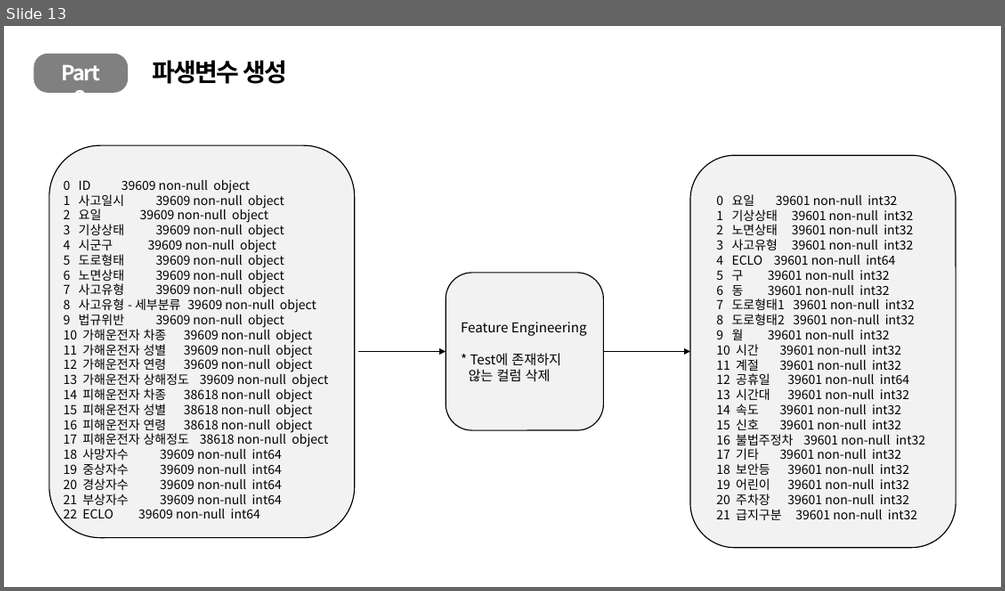
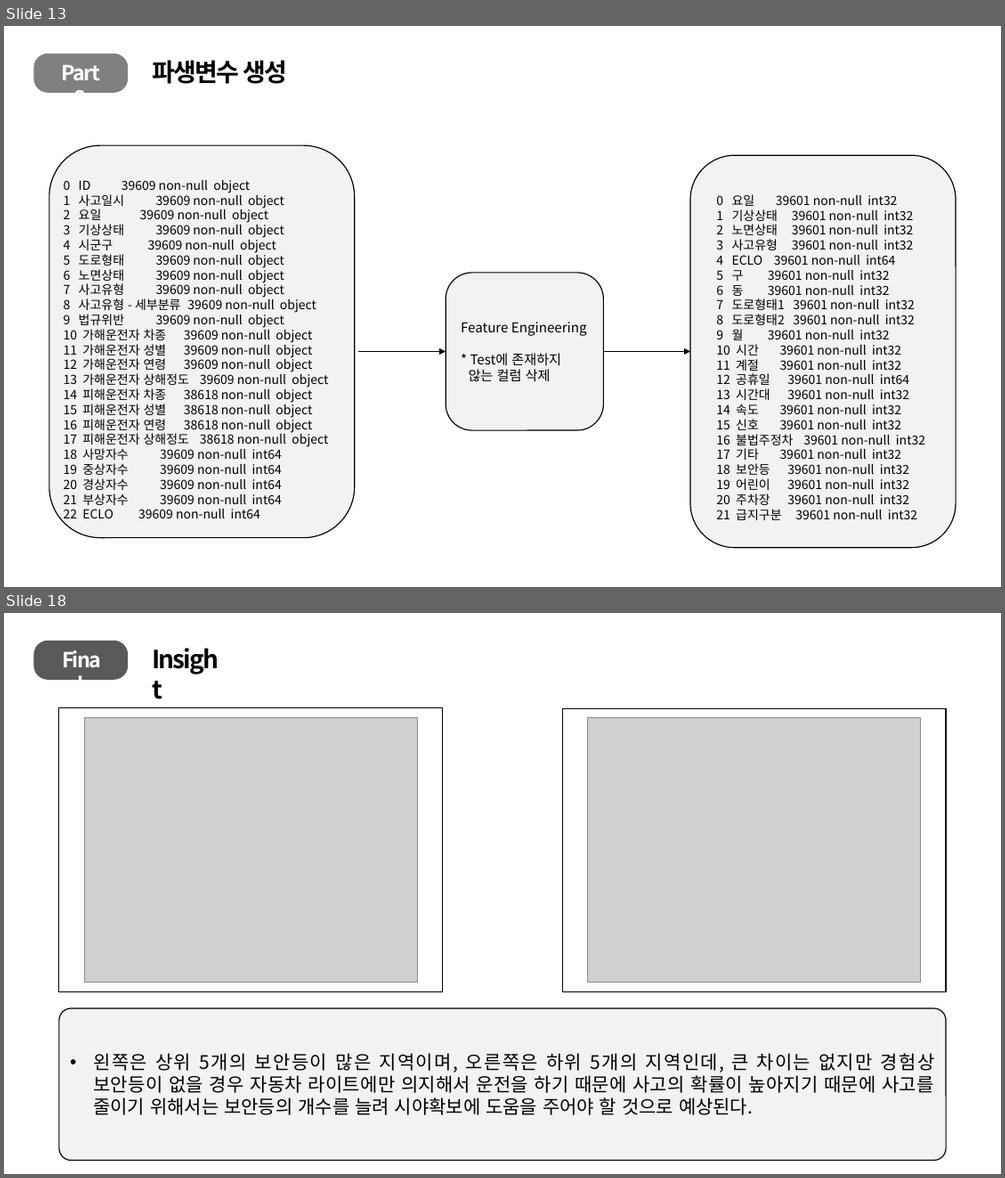
Before and after one commit to vvvjh112/DACON_Practice, a slide deck: Daegu/보고서/대구교통사고 예측.pptx. Shown one above the other, each under a label of ours: slide 13 before the commit, slides 13 and 18 after it; the slides between them are not shown. The pictures are 1005x591 and 1005x1178 pixels, drawn with LibreOffice and Linux fonts; fonts in the diff are those of the drawing; grey boxes stand for pictures. Boxes give left, top, right and bottom in pixels: in the first picture for what was removed or moved away, otherwise in the second. Text is boxed around its words. In the diff, an @@ line names an element or a change of style, - is before the commit and + after.

```diff
--- a/Daegu/보고서/대구교통사고 예측.pptx
+++ b/Daegu/보고서/대구교통사고 예측.pptx
@@ slide 18 added at (4,613,1001,1174), background #FFFFFF @@
@@ rounded rectangle added at (34,641,128,680), fill #595959 @@
@@ text added at (54,643,108,676), 20 pt, text #FFFFFF, bold @@
+Final
@@ text added at (145,641,231,678), 24 pt, text #000000, bold @@
+Insight
@@ rectangle added at (59,708,443,991), fill #FFFFFF, outline #000000 1 pt @@
@@ picture added at (84,718,418,982) @@
@@ rectangle added at (563,709,947,992), fill #FFFFFF, outline #000000 1 pt @@
@@ picture added at (587,718,921,982) @@
@@ rounded rectangle added at (59,1008,947,1160), fill #F2F2F2, outline #000000 1 pt, 18 pt, text #000000 @@
+• 왼쪽은 상위 5개의 보안등이 많은 지역이며, 오른쪽은 하위 5개의 지역인데, 큰 차이는 없지만 경험상 보안등이 없을 경우 자동차 라이트에만 의지해서 운전을 하기 때문에 사고의 확률이 높아지기 때문에 사고를 줄이기 위해서는 보안등의 개수를 늘려 시야확보에 도움을 주어야 할 것으로 예상된다.
```
Also in this commit, not shown: 4 slides changed, 3 other slides added, 7 other files.
